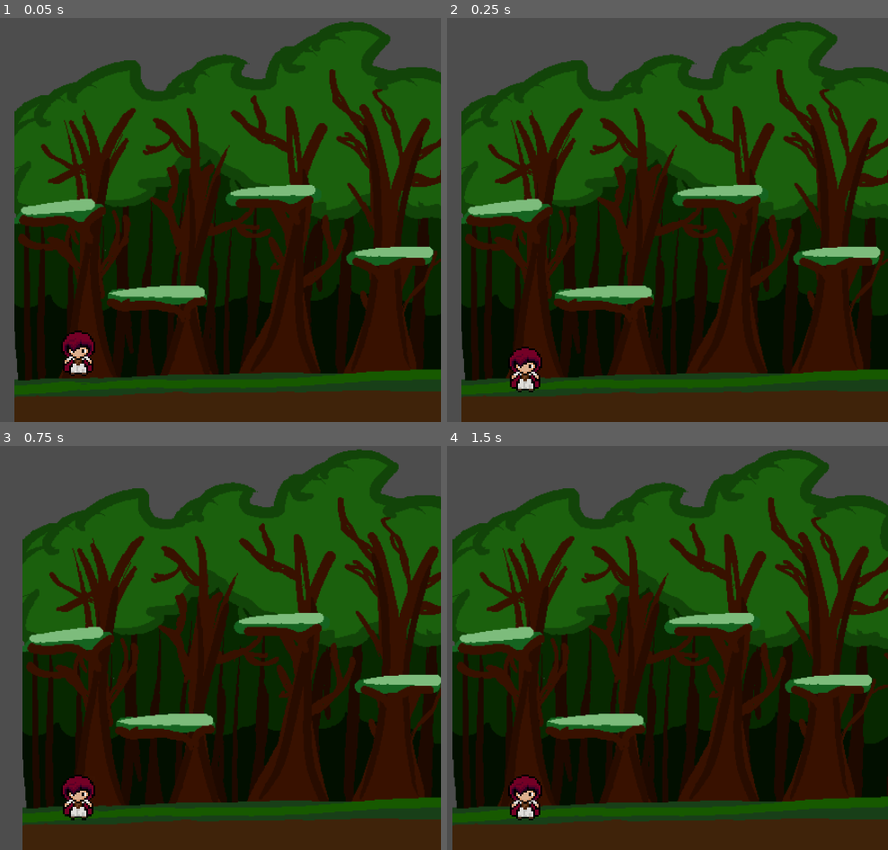
Above: before the commit, frames 1-4 (two rows, left to right).
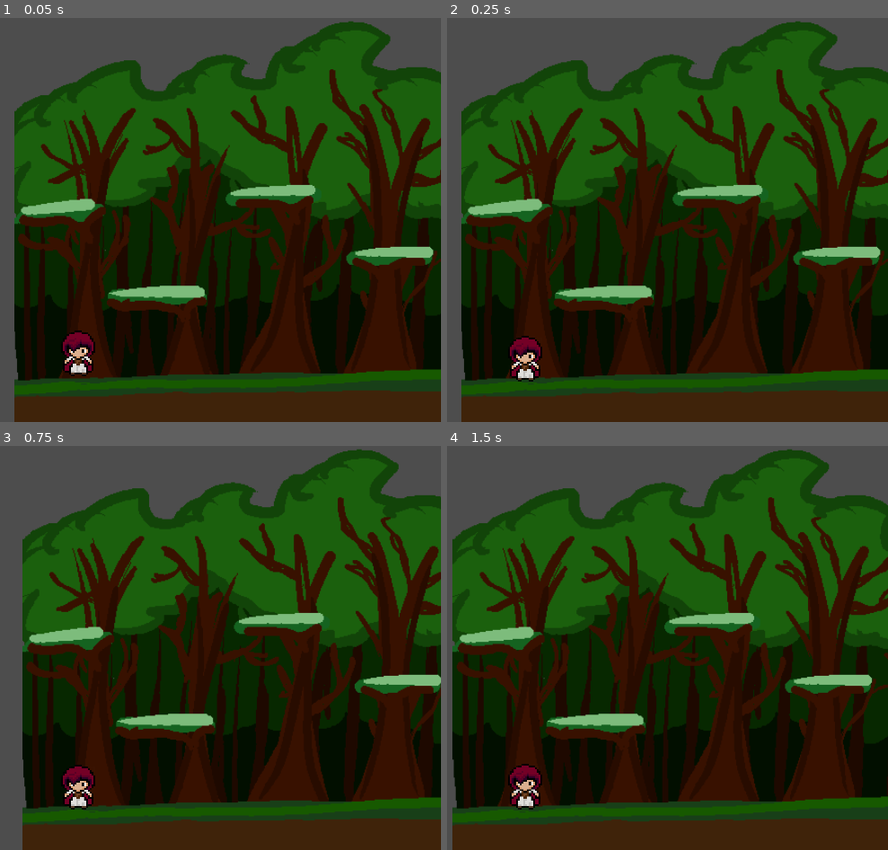
Above: after the commit, the same moments.

Repository: steve8D/Team12GameDev
Game: Godot game, scene res://scenes/prologue.tscn
The game is run twice, just before and just after one commit, with the same random seed, the same clock (stepped at 60 frames per second) and the same inputs.
Inputs:
- Up to frame 1 (0.05 s): no input
- Up to frame 2 (0.25 s): no input
- Up to frame 3 (0.75 s): tap Enter at 0.5 s; tap A (a) at 0.6 s
- Up to frame 4 (1.5 s): tap D (d) at 0.8, 1.35 s; tap Space at 1.25 s

Frame 1 is identical in both runs. In frame 2, 0.8% of the frame differs, in the area x 14-22%, y 78-93%; in frame 3, 0.8%; in frame 4, 0.9%, in the area x 13-22%, y 78-93%.

Commit message:
Modified the platform colliders
- One way collision to allow our player to move through the platform
- Increased height of player detector collider so player lands on the platform when failling off another platform
- Decreased player collider size

Diff:
--- a/assets/world/earth/scene/platforms.tscn
+++ b/assets/world/earth/scene/platforms.tscn
@@ -6,17 +6,18 @@
 size = Vector2(143.5, 22.125)
 
 [sub_resource type="RectangleShape2D" id="RectangleShape2D_0xjfk"]
-size = Vector2(126, 20.75)
+size = Vector2(126, 43.75)
 
 [node name="platforms" type="StaticBody2D"]
 position = Vector2(521, 166)
-collision_layer = 2
+collision_layer = 0
 collision_mask = 2
 script = ExtResource("1_yxrs5")
 
 [node name="CollisionShape2D12" type="CollisionShape2D" parent="."]
 position = Vector2(-291, 289.938)
 shape = SubResource("RectangleShape2D_l5kd5")
+one_way_collision = true
 
 [node name="Area2D" type="Area2D" parent="."]
 collision_layer = 2
--- a/assets/world/earth/scene/prologue.tscn
+++ b/assets/world/earth/scene/prologue.tscn
@@ -10,7 +10,7 @@
 size = Vector2(154, 23.125)
 
 [sub_resource type="RectangleShape2D" id="RectangleShape2D_5hvic"]
-size = Vector2(148, 33.5)
+size = Vector2(148, 55.125)
 
 [sub_resource type="RectangleShape2D" id="RectangleShape2D_p2kjp"]
 size = Vector2(140.75, 18.125)
@@ -25,19 +25,19 @@
 size = Vector2(119, 20)
 
 [sub_resource type="RectangleShape2D" id="RectangleShape2D_b7a13"]
-size = Vector2(116, 17.75)
+size = Vector2(116, 35.75)
 
 [sub_resource type="RectangleShape2D" id="RectangleShape2D_hv1lx"]
 size = Vector2(136, 20)
 
 [sub_resource type="RectangleShape2D" id="RectangleShape2D_molxt"]
-size = Vector2(133, 21.75)
+size = Vector2(133, 45.75)
 
 [sub_resource type="RectangleShape2D" id="RectangleShape2D_xdmhw"]
 size = Vector2(116.75, 22.125)
 
 [sub_resource type="RectangleShape2D" id="RectangleShape2D_3od84"]
-size = Vector2(109, 22.75)
+size = Vector2(109, 44.25)
 
 [node name="ParallaxBackground" type="ParallaxBackground"]
 
@@ -53,7 +53,7 @@
 disable_mode = 2
 
 [node name="CollisionPolygon2D" type="CollisionPolygon2D" parent="World Borders"]
-polygon = PackedVector2Array(8, 600, 233, 603, 591, 598, 811, 603, 1030, 594, 1298, 591, 1394, 573, 1562, 579, 1712, 576, 1718, 650, -2, 660)
+polygon = PackedVector2Array(6, 588, 229, 581, 588, 575, 806, 569, 1033, 569, 1297, 561, 1409, 553, 1572, 553, 1713, 554, 1718, 650, -2, 660)
 
 [node name="CollisionShape2D" type="CollisionShape2D" parent="World Borders"]
 position = Vector2(-21, 314)
@@ -72,6 +72,7 @@
 shape = SubResource("RectangleShape2D_4f1vt")
 
 [node name="CollisionShape2D10" parent="Platforms/platforms/Area2D" index="0"]
+position = Vector2(-292, 269.563)
 shape = SubResource("RectangleShape2D_5hvic")
 
 [node name="platforms2" parent="Platforms" instance=ExtResource("2_ap4mm")]
@@ -80,6 +81,9 @@
 [node name="CollisionShape2D12" parent="Platforms/platforms2" index="0"]
 position = Vector2(-292.375, 287.938)
 shape = SubResource("RectangleShape2D_p2kjp")
+
+[node name="CollisionShape2D10" parent="Platforms/platforms2/Area2D" index="0"]
+position = Vector2(-292, 268.875)
 
 [node name="platforms3" parent="Platforms" instance=ExtResource("2_ap4mm")]
 position = Vector2(369, 27)
@@ -108,7 +112,7 @@
 position = Vector2(640, -11)
 
 [node name="CollisionShape2D10" parent="Platforms/platforms5/Area2D" index="0"]
-position = Vector2(-281, 289.875)
+position = Vector2(-281, 280.875)
 shape = SubResource("RectangleShape2D_b7a13")
 
 [node name="platforms9" parent="Platforms" instance=ExtResource("2_ap4mm")]
@@ -122,7 +126,7 @@
 position = Vector2(640, -11)
 
 [node name="CollisionShape2D10" parent="Platforms/platforms9/Area2D" index="0"]
-position = Vector2(-272.5, 287.875)
+position = Vector2(-272.5, 275.875)
 shape = SubResource("RectangleShape2D_molxt")
 
 [node name="platforms10" parent="Platforms" instance=ExtResource("2_ap4mm")]
@@ -133,7 +137,7 @@
 shape = SubResource("RectangleShape2D_xdmhw")
 
 [node name="CollisionShape2D10" parent="Platforms/platforms10/Area2D" index="0"]
-position = Vector2(-295.5, 279.375)
+position = Vector2(-295.5, 273.875)
 shape = SubResource("RectangleShape2D_3od84")
 
 [node name="platforms11" parent="Platforms" instance=ExtResource("2_ap4mm")]
@@ -144,7 +148,7 @@
 shape = SubResource("RectangleShape2D_xdmhw")
 
 [node name="CollisionShape2D10" parent="Platforms/platforms11/Area2D" index="0"]
-position = Vector2(-295.5, 279.375)
+position = Vector2(-295.5, 274.125)
 shape = SubResource("RectangleShape2D_3od84")
 
 [node name="platforms12" parent="Platforms" instance=ExtResource("2_ap4mm")]
--- a/scenes/prologue.tscn
+++ b/scenes/prologue.tscn
@@ -5,7 +5,7 @@
 [ext_resource type="PackedScene" uid="uid://ch7xo0dpl8e8x" path="res://assets/world/earth/scene/prologue.tscn" id="3_vs3vp"]
 
 [sub_resource type="RectangleShape2D" id="RectangleShape2D_vwcwx"]
-size = Vector2(4.59339, 5.19182)
+size = Vector2(4.59339, 0.855126)
 
 [node name="Game" type="Node2D"]
 
@@ -24,7 +24,7 @@
 texture = ExtResource("2_xp4r6")
 
 [node name="CollisionShape2D" type="CollisionShape2D" parent="player"]
-position = Vector2(74.3753, 247.682)
+position = Vector2(74.3753, 277.128)
 scale = Vector2(10.0652, 13.5797)
 shape = SubResource("RectangleShape2D_vwcwx")
 
--- a/scripts/platforms.gd
+++ b/scripts/platforms.gd
@@ -1,10 +1,6 @@
 extends StaticBody2D
 
 var player_on_platform: bool = false
-
-# Called when the node enters the scene tree for the first time.
-func _ready():
-	pass # Replace with function body.
 
 func _process(delta):
 	if Input.is_action_pressed("s") and player_on_platform:
@@ -13,11 +9,10 @@
 func _on_area_2d_body_shape_entered(body_rid, body, body_shape_index, local_shape_index):
 	if (body.name == "player"):
 		player_on_platform = true
-		print("Player is on platform")
+		set_collision_layer_value(2, true)
 
 
 func _on_area_2d_body_shape_exited(body_rid, body, body_shape_index, local_shape_index):
 	if (body.name == "player"):
 		player_on_platform = false
-		set_collision_layer_value(2, true)
-		print("Player is not on platform")
+		set_collision_layer_value(2, false)
